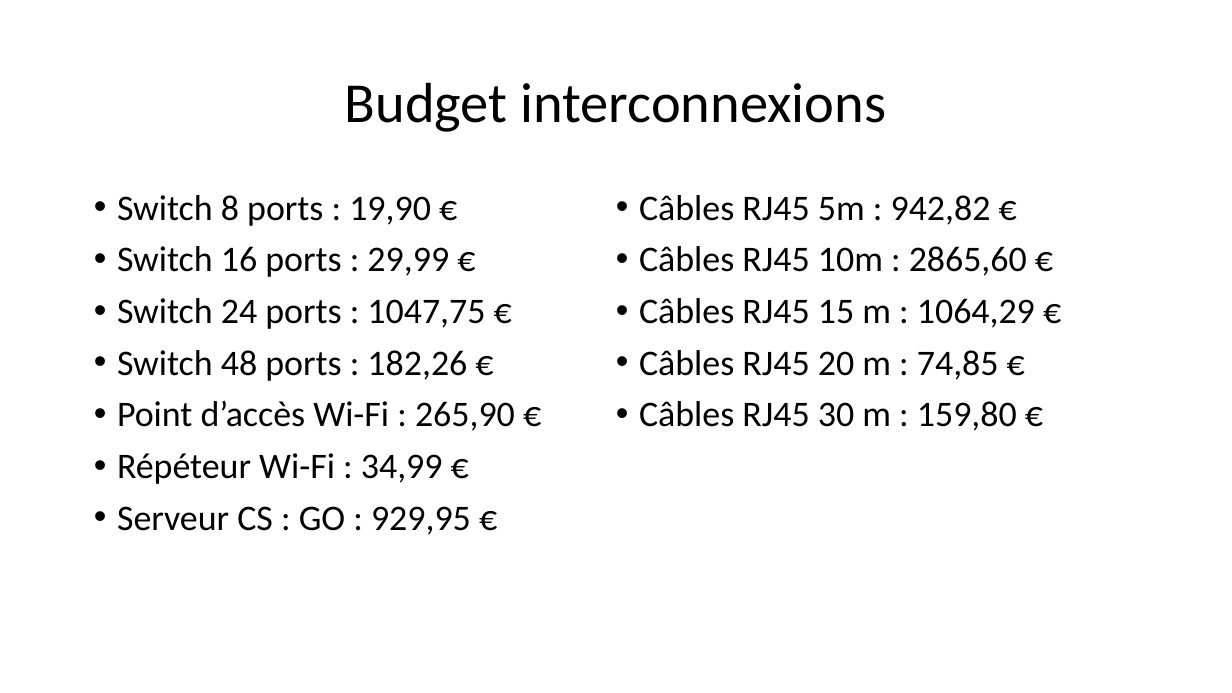
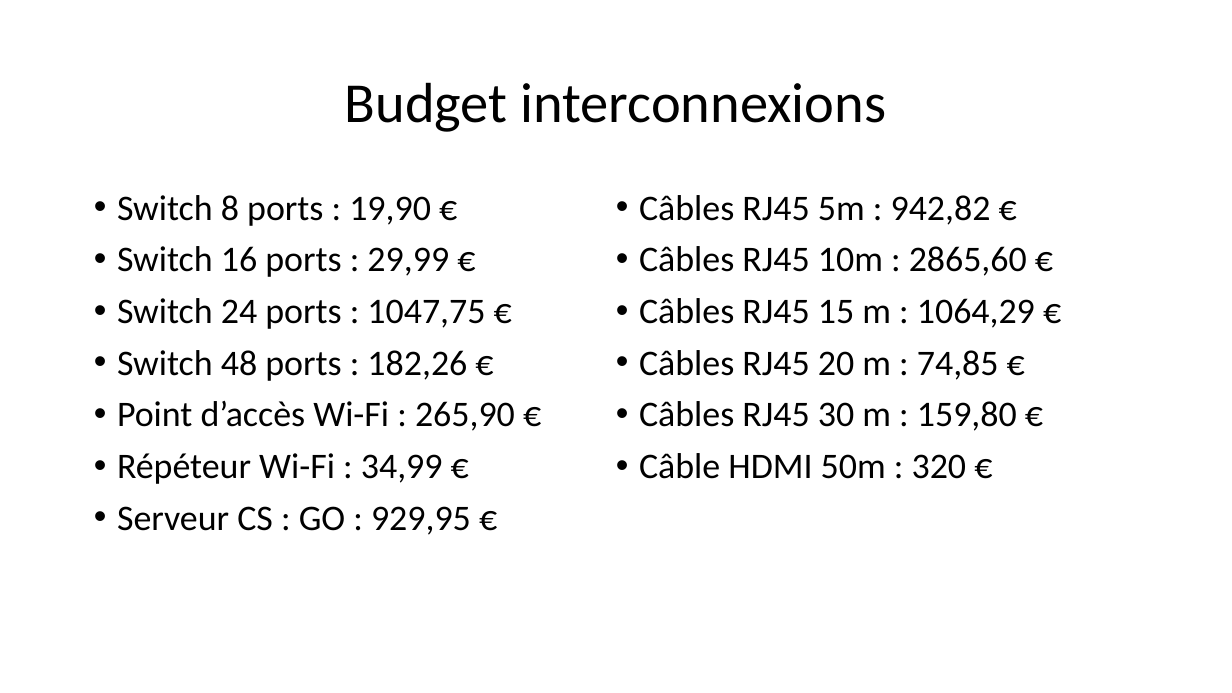
Before and after one commit to Exia-Jellyfish/UE-2-Ces-Esport-GRP1, a slide deck: slide 6 of Projet_Réseau/Projet 2.pptx (slide 7 before the commit). Drawn at 1232x693 pixels with LibreOffice and Linux fonts; fonts in the diff are those of the drawing. Boxes give left, top, right and bottom in pixels: in the first picture for what was removed or moved away, otherwise in the second. Text is boxed around its words. In the diff, an @@ line names an element or a change of style, - is before the commit and + after.

```diff
--- a/Projet_Réseau/Projet 2.pptx
+++ b/Projet_Réseau/Projet 2.pptx
@@ text at (x1=639, y1=453, x2=967, y2=479): paragraph added @@
+• Câble HDMI 50m : 320 €
```
Also in this commit, not shown: 4 other slides changed, 1 slide removed, 2 other files.
